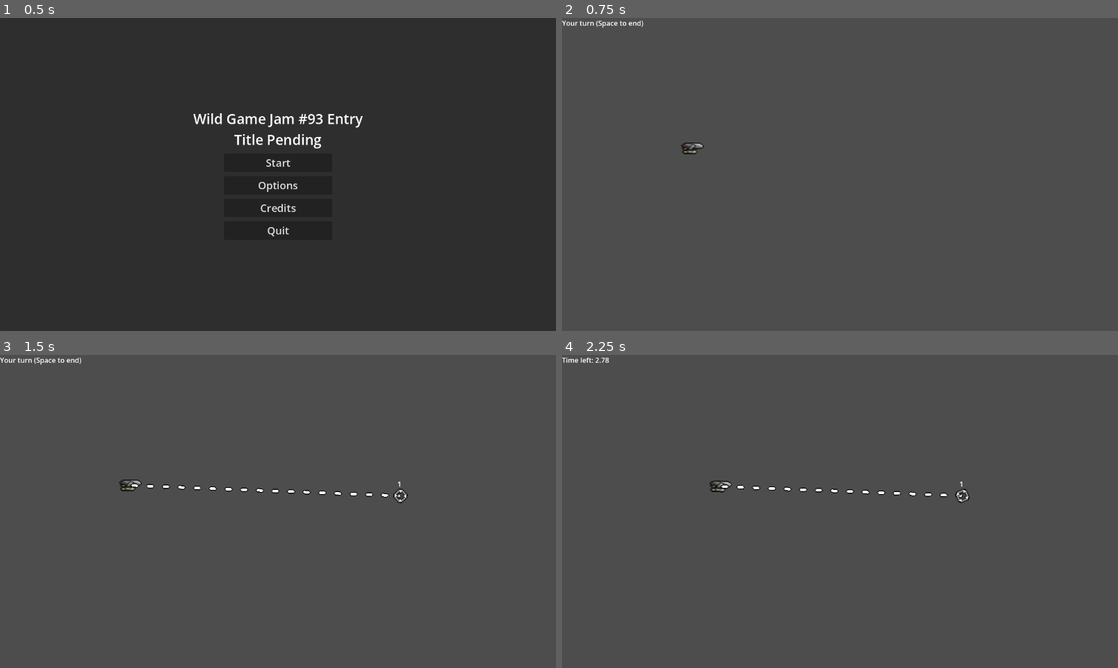
Above: before the commit, frames 1-4 (two rows, left to right).
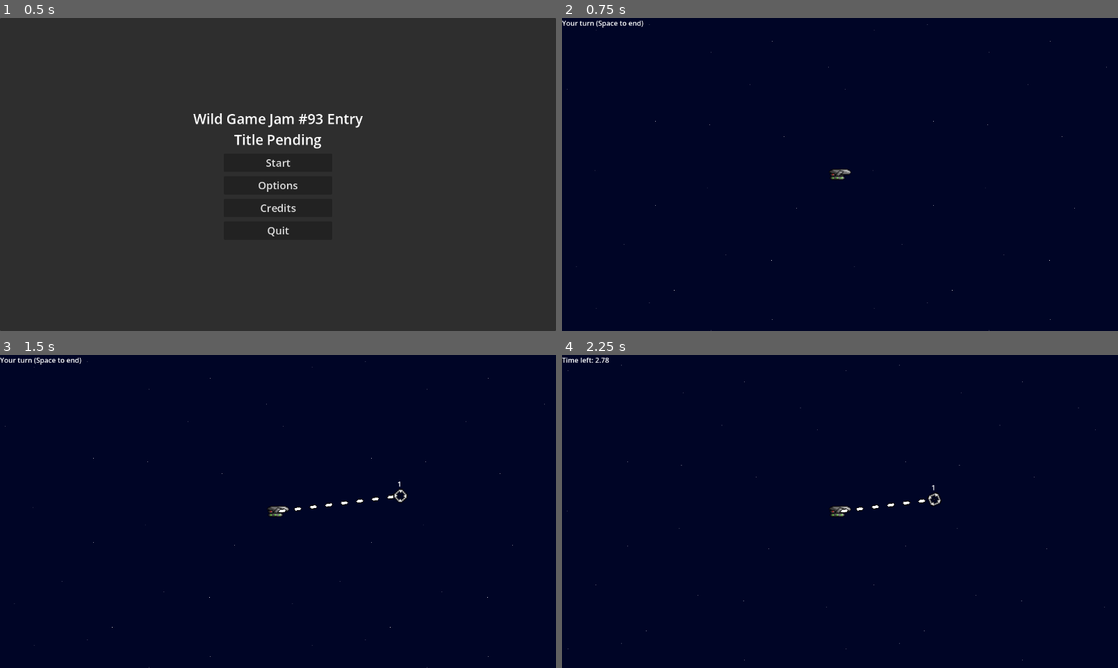
Above: after the commit, the same moments.

Repository: Sadathy/Wild-Jam-93
Game: Godot game, scene res://Scenes/main.tscn
Same seed, same stepped clock (60 frames per second), same inputs: the game is played once before the commit and once after it.
Inputs (mouse positions are in pixels of both pictures, inside the frame that each line leads up to):
- Up to frame 1 (0.5 s): no input
- Up to frame 2 (0.75 s): click "Start" at 0.5 s
- Up to frame 3 (1.5 s): tap Enter at 1.25 s; move the mouse to (400, 495) at 1.27 s; click (400, 495) at 1.35 s
- Up to frame 4 (2.25 s): tap Space (next_turn) at 2, 2.1 s; move the mouse to (728, 527) at 2.02 s

Frame 1 is identical in both runs. In frame 2, 100% of the frame differs, in the area x 0-100%, y 0-100%; in frame 3, 100%; in frame 4, 100%.

Commit message:
Various additions
Added:
 - Asteroid + Warning texture
 - Background texture
 - Camera tracking player through level

Diff:
--- /dev/null
+++ b/wild-jam-93-project/Scenes/Interactables/asteroid.tscn
@@ -0,0 +1,24 @@
+[gd_scene format=3 uid="uid://ctc7rs0xwmvya"]
+
+[ext_resource type="Texture2D" uid="uid://b1yx5523ydvba" path="res://Assets/asteroid.png" id="1_6buvt"]
+[ext_resource type="Texture2D" uid="uid://c57jco7jckh6e" path="res://Assets/asteroid_line.png" id="2_nhepu"]
+
+[sub_resource type="CircleShape2D" id="CircleShape2D_6buvt"]
+radius = 14.0
+
+[node name="Asteroid" type="StaticBody2D" unique_id=1627439847]
+collision_layer = 0
+
+[node name="Sprite2D" type="Sprite2D" parent="." unique_id=1751337253]
+scale = Vector2(2, 2)
+texture = ExtResource("1_6buvt")
+
+[node name="CollisionShape2D" type="CollisionShape2D" parent="." unique_id=1421303482]
+shape = SubResource("CircleShape2D_6buvt")
+
+[node name="LineWarning" type="Line2D" parent="." unique_id=475318060]
+texture_filter = 1
+texture_repeat = 2
+width = 28.0
+texture = ExtResource("2_nhepu")
+texture_mode = 1
--- a/wild-jam-93-project/Scenes/level.tscn
+++ b/wild-jam-93-project/Scenes/level.tscn
@@ -1,12 +1,31 @@
 [gd_scene format=3 uid="uid://clapjpkbdbn3e"]
 
 [ext_resource type="Script" uid="uid://86xmyjd00d16" path="res://Scripts/level.gd" id="1_tumq0"]
+[ext_resource type="Texture2D" uid="uid://waha2uhoxmuk" path="res://Assets/space_background.png" id="2_k5f4k"]
 
-[node name="Level" type="CanvasLayer" unique_id=2138037284]
+[node name="Level" type="Node2D" unique_id=849871524]
 script = ExtResource("1_tumq0")
 
-[node name="LabelTurn" type="Label" parent="." unique_id=184089025]
+[node name="CanvasLayer" type="CanvasLayer" parent="." unique_id=2048593911]
+
+[node name="LabelTurn" type="Label" parent="CanvasLayer" unique_id=184089025]
 unique_name_in_owner = true
-offset_right = 40.0
+offset_right = 188.0
 offset_bottom = 23.0
 text = "Your turn (Space to end)"
+
+[node name="Background" type="TextureRect" parent="." unique_id=901723982]
+unique_name_in_owner = true
+anchors_preset = 8
+anchor_left = 0.5
+anchor_top = 0.5
+anchor_right = 0.5
+anchor_bottom = 0.5
+offset_left = -32.0
+offset_top = -32.0
+offset_right = 32.0
+offset_bottom = 32.0
+grow_horizontal = 2
+grow_vertical = 2
+texture = ExtResource("2_k5f4k")
+stretch_mode = 1
--- a/wild-jam-93-project/Scenes/player_ship.tscn
+++ b/wild-jam-93-project/Scenes/player_ship.tscn
@@ -3,9 +3,21 @@
 [ext_resource type="Script" uid="uid://drdamynud5vaq" path="res://Scripts/Player/player_ship.gd" id="1_6s7s7"]
 [ext_resource type="Texture2D" uid="uid://cp2yl4j5nihyb" path="res://Assets/player_ship.png" id="2_6s7s7"]
 
-[node name="Player Ship" type="Node2D" unique_id=1372063348]
+[sub_resource type="RectangleShape2D" id="RectangleShape2D_6s7s7"]
+size = Vector2(45, 12)
+
+[node name="Player Ship" type="CharacterBody2D" unique_id=984119636]
+collision_layer = 0
 script = ExtResource("1_6s7s7")
 
 [node name="Sprite" type="Sprite2D" parent="." unique_id=411507298]
+unique_name_in_owner = true
 scale = Vector2(2, 2)
 texture = ExtResource("2_6s7s7")
+
+[node name="CollisionShape2D" type="CollisionShape2D" parent="." unique_id=966913274]
+position = Vector2(0, -6)
+shape = SubResource("RectangleShape2D_6s7s7")
+
+[node name="Camera" type="Camera2D" parent="." unique_id=1087476652]
+unique_name_in_owner = true
--- a/wild-jam-93-project/Scripts/Player/player_ship.gd
+++ b/wild-jam-93-project/Scripts/Player/player_ship.gd
@@ -1,9 +1,11 @@
-extends Node2D
+extends CharacterBody2D
 
 @export var speed: float = 5.0
 @export var DEFAULT_PLOT_COOLDOWN: float = 0.15
 
-@onready var sprite: Sprite2D = $Sprite
+@onready var sprite: Sprite2D = %Sprite
+@onready var camera: Camera2D = %Camera
+
 
 const TARGET_INDICATOR = preload("res://Scenes/UI/target_indicator.tscn")
 const TARGET_LINE = preload("res://Scenes/UI/target_line.tscn")
@@ -12,15 +14,15 @@
 
 var orders: Dictionary = {}
 
+func _ready() -> void:
+	camera.make_current()
+
 func _physics_process(_delta: float) -> void:
 	# We should only process physics during the environment turn, not the player's planning turn
 	if Global.player_turn == true or !orders.has(1):
 		return
 	var current_target = orders[1]["target"]
 	var current_origin = orders[1]["origin"]
-
-	# Face our order target
-	sprite.look_at(current_target)
 
 	# Move based on our speed towards order ID 1
 	var dir_normal = abs((current_target - current_origin).normalized())
@@ -35,6 +37,10 @@
 	if position == current_target:
 		remove_first_order()
 
+	# If we have no more orders, go to a new turn
+	if orders.size() == 0:
+		Global.turn_timer -= Global.DEFAULT_TURN_DURATION
+
 
 func _process(delta: float) -> void:
 	# We should only process here if we're in our planning turn
@@ -45,7 +51,7 @@
 	if Input.is_action_just_pressed("plot") and plot_cooldown <= 0:
 		plot_cooldown = DEFAULT_PLOT_COOLDOWN
 		# Run the plot order method
-		plot_order(get_viewport().get_mouse_position())
+		plot_order(get_global_mouse_position())
 	if Input.is_action_just_pressed("cancel") and plot_cooldown <= 0:
 		plot_cooldown = DEFAULT_PLOT_COOLDOWN
 		remove_last_order()
--- a/wild-jam-93-project/Scripts/level.gd
+++ b/wild-jam-93-project/Scripts/level.gd
@@ -1,5 +1,8 @@
-extends CanvasLayer
+extends Node2D
 
+@export var level_size = 1500
+
+@onready var background: TextureRect = %Background
 @onready var label_turn: Label = %LabelTurn
 
 const SHIP = preload("res://Scenes/player_ship.tscn")
@@ -9,10 +12,12 @@
 
 func _ready() -> void:
 	player_ship = SHIP.instantiate()
-	player_ship.position = Vector2(300, 300)
-	add_child(player_ship)
+	player_ship.position = Vector2.ZERO
+	add_sibling(player_ship)
 
 	Global.turn_started.connect(see_turn_started)
+
+	background.custom_minimum_size = Vector2(level_size * 2, level_size * 2)
 
 func _process(_delta: float) -> void:
 	if Global.player_turn == false:
Binary file added: wild-jam-93-project/Assets/asteroid.png
Not shown, added: wild-jam-93-project/Assets/asteroid.png.import
Binary file added: wild-jam-93-project/Assets/asteroid_line.png
Not shown, added: wild-jam-93-project/Assets/asteroid_line.png.import
Binary file added: wild-jam-93-project/Assets/space_background.png
Not shown, added: wild-jam-93-project/Assets/space_background.png.import
